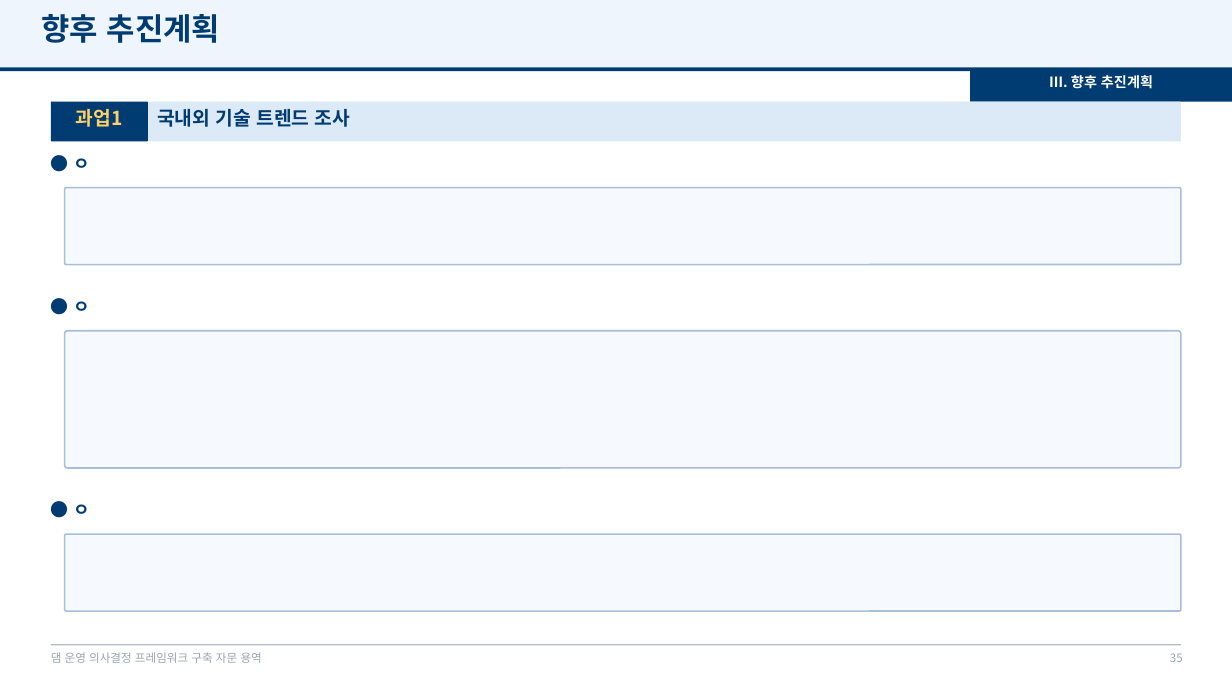
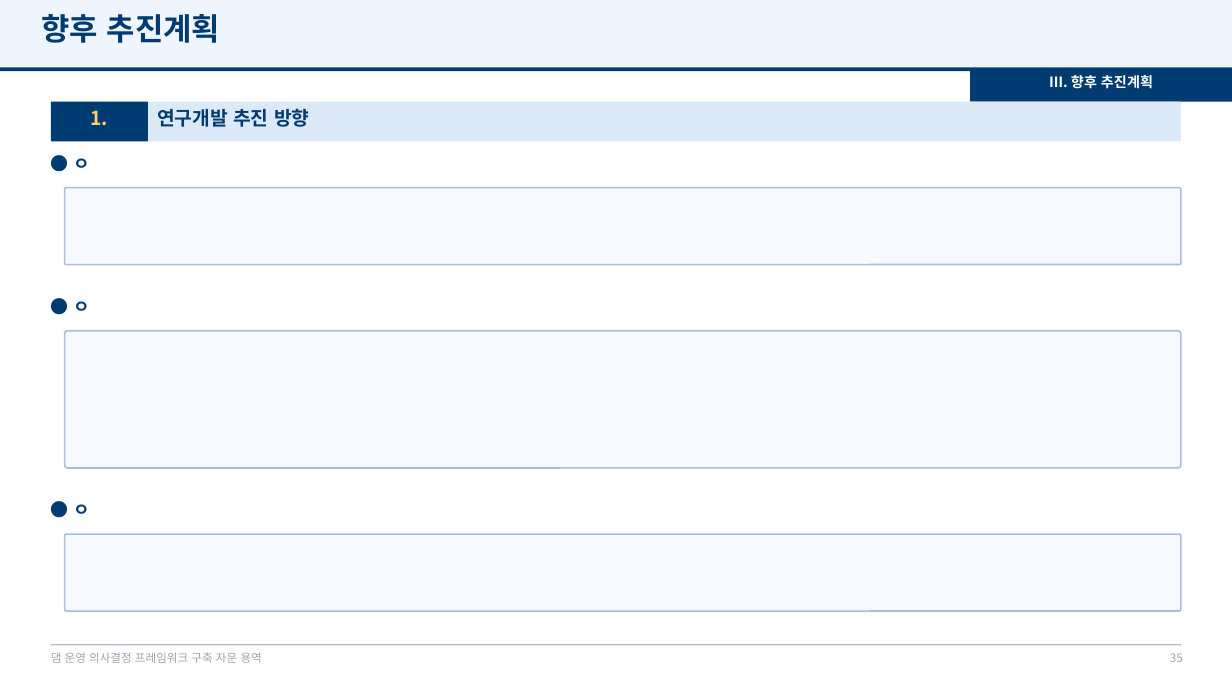
Before and after one commit to mkm1119/KGRAG-LLM, a slide deck: slide 35 of project_khnp/2026.12.09_최종보고회_발표자료_템플릿.pptx. Drawn at 1232x693 pixels with LibreOffice and Linux fonts; fonts in the diff are those of the drawing; background and template pictures are left out. Boxes give left, top, right and bottom in pixels: in the first picture for what was removed or moved away, otherwise in the second. Text is boxed around its words. In the diff, an @@ line names an element or a change of style, - is before the commit and + after.

```diff
--- a/project_khnp/2026.12.09_최종보고회_발표자료_템플릿.pptx
+++ b/project_khnp/2026.12.09_최종보고회_발표자료_템플릿.pptx
@@ text at box(91, 110, 109, 126): text changed @@
-과업1
+1.
@@ text at box(157, 108, 309, 127): text changed @@
-국내외 기술 트렌드 조사
+연구개발 추진 방향
```
Also in this commit, not shown: 4 other slides changed, 2 slides removed, 1 other file.
